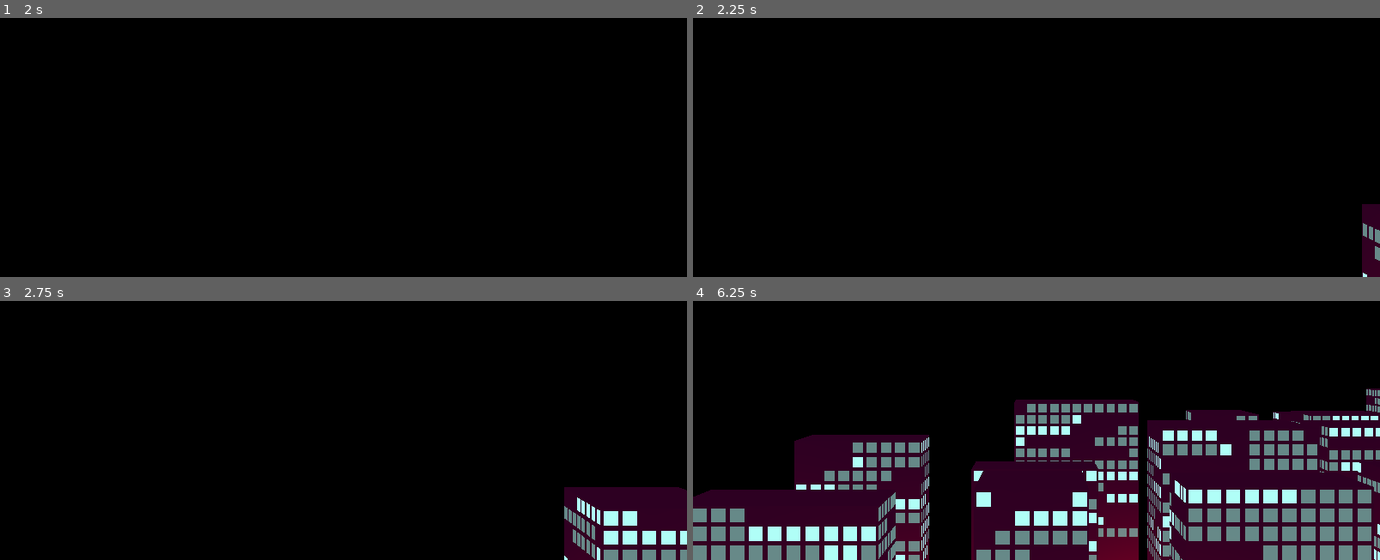
Above: before the commit, frames 1-4 (two rows, left to right).
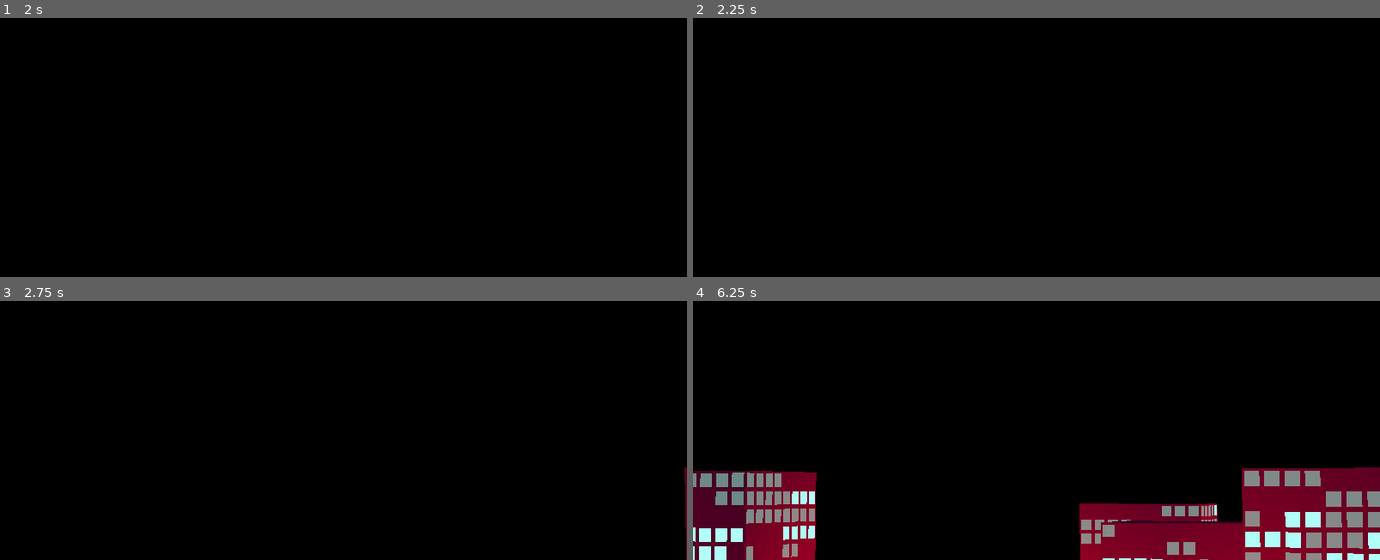
Above: after the commit, the same moments.

Repository: CluckeyMcCormick/ncg2
Game: Godot game, scene res://Main.tscn
The game is run twice, just before and just after one commit, with the same random seed, the same clock (stepped at 60 frames per second) and the same inputs.
Inputs:
- Up to frame 1 (2 s): tap Enter at 0.5 s; tap Space at 1.25 s
- Up to frame 2 (2.25 s): tap Enter at 2 s
- Up to frame 3 (2.75 s): no input
- Up to frame 4 (6.25 s): no input

Frame 1 is identical in both runs. In frame 2, 0.7% of the frame differs, in the area x 97-100%, y 71-100%; in frame 3, 5.1%; in frame 4, 47%, in the area x 0-100%, y 33-100%.

Commit message:
Randomize the distance between sleds per lane
Previously, the distance between buildings was fixed, based on an
estimated "max possible distance on x" variable. However, this was
resulting in a very clear pattern emerging. In other words, the city
wasn't looking as random as it needed to.

But there were other problems - as I was arranging the different
layers, I wanted to control how sparse or how dense a layer/lane was.
That way, I could control what parts of the city got more or less
dense based on proximity to the camera.

The solution was to control the spawn rate of the sleds. Technically,
they were already spawning at the maximum possible rate. The only
thing we could really do, then, was decrease the spawn rate by
increasing the distance requirement for spawning.

That's what the new "extra space" configurables for each lane control.
They measure the possible "extra space" in window-units. The RNG is
actually a pure random (white noise) distribution. It seems to work
pretty well!

With all this, I was finally able to experiment with the camera and
building set-up more. Turns out, it's a lot easier to experiment with
camera angles once you've settled on a consistent subject. Seems
obvious, in retrospect. Still, I'm happy with this new layout and
camera angle!

Diff:
--- a/Main.tscn
+++ b/Main.tscn
@@ -6,25 +6,69 @@
 [node name="Main" type="Spatial"]
 script = ExtResource( 4 )
 
-[node name="PrimaryCamera" type="Camera" parent="."]
-transform = Transform( 1, 0, 0, 0, 1, 0, 0, 0, 1, 0, 4.5, 8 )
+[node name="UpCamera" type="Camera" parent="."]
+transform = Transform( 0.939693, 0.029809, 0.340719, 0, 0.996195, -0.0871557, -0.34202, 0.0818996, 0.936117, 0, 2, 12 )
 cull_mask = 3
 current = true
-fov = 25.0
+fov = 15.0
 size = 3.0
 
-[node name="LaneOne" parent="." instance=ExtResource( 3 )]
-transform = Transform( 1, 0, 0, 0, 1, 0, 0, 0, 1, 7, 0, 0 )
+[node name="1_FrameBuilding" parent="." instance=ExtResource( 3 )]
+transform = Transform( 1, 0, 0, 0, 1, 0, 0, 0, 1, 3.5, 0, 0 )
 width_max = 12
 depth_max = 10
-base_height_min = 8
-base_height_max = 10
+base_height_max = 2
 tower_height_min = 12
-tower_height_max = 14
+tower_height_max = 13
+rotation_deviation = 0.0
+min_extra_space = 5
+max_extra_space = 25
+
+[node name="2_PrePaddingA" parent="." instance=ExtResource( 3 )]
+transform = Transform( 1, 0, 0, 0, 1, 0, 0, 0, 1, 7.69052, 0, -2.29144 )
+width_min = 8
+width_max = 14
+depth_min = 6
+depth_max = 11
+tower_height_min = 7
+tower_height_max = 11
 rotation_deviation = 0.0
 
-[node name="LaneTwo" parent="." instance=ExtResource( 3 )]
-transform = Transform( 1, 0, 0, 0, 1, 0, 0, 0, 1, 9.4, 0, -2.45 )
+[node name="3_PrePaddingB" parent="." instance=ExtResource( 3 )]
+transform = Transform( 1, 0, 0, 0, 1, 0, 0, 0, 1, 6.6, 0, -4.9 )
+width_max = 12
+depth_max = 10
+base_height_max = 2
+tower_height_min = 9
+tower_height_max = 13
+rotation_deviation = 0.0
+min_extra_space = 5
+max_extra_space = 20
+
+[node name="4_PrePaddingC" parent="." instance=ExtResource( 3 )]
+transform = Transform( 1, 0, 0, 0, 1, 0, 0, 0, 1, 9.1, 0, -7.4 )
+width_max = 12
+depth_min = 6
+depth_max = 11
+tower_height_min = 7
+tower_height_max = 9
+rotation_deviation = 0.0
+
+[node name="5_SkyscraperA" parent="." instance=ExtResource( 3 )]
+transform = Transform( 1, 0, 0, 0, 1, 0, 0, 0, 1, 11.4294, 0, -9.90212 )
+width_min = 9
+width_max = 13
+depth_min = 6
+depth_max = 10
+base_height_max = 5
+tower_height_min = 10
+tower_height_max = 14
+min_extra_space = 1
+max_extra_space = 5
+
+[node name="6_SkyscraperB" parent="." instance=ExtResource( 3 )]
+transform = Transform( 1, 0, 0, 0, 1, 0, 0, 0, 1, 10.8294, 0, -12.4328 )
+width_min = 9
 width_max = 12
 depth_max = 10
 base_height_min = 8
@@ -32,33 +76,49 @@
 tower_height_min = 12
 tower_height_max = 14
 rotation_deviation = 0.0
+max_extra_space = 9
 
-[node name="LaneThree" parent="." instance=ExtResource( 3 )]
-transform = Transform( 1, 0, 0, 0, 1, 0, 0, 0, 1, 11.8, 0, -4.9 )
+[node name="7_SkyscraperC" parent="." instance=ExtResource( 3 )]
+transform = Transform( 1, 0, 0, 0, 1, 0, 0, 0, 1, 9.02937, 0, -14.9059 )
+width_min = 8
+width_max = 18
+depth_min = 8
+depth_max = 10
+base_height_max = 13
+tower_height_min = 21
+tower_height_max = 22
+rotation_deviation = 5.0
+max_extra_space = 8
+
+[node name="8_PostPaddingA" parent="." instance=ExtResource( 3 )]
+transform = Transform( 1, 0, 0, 0, 1, 0, 0, 0, 1, 15.2, 0, -17.0202 )
+width_min = 12
 width_max = 12
 depth_max = 10
-base_height_min = 8
-base_height_max = 13
+base_height_max = 2
 tower_height_min = 12
-tower_height_max = 14
+tower_height_max = 13
 rotation_deviation = 0.0
 
-[node name="LaneFour" parent="." instance=ExtResource( 3 )]
-transform = Transform( 1, 0, 0, 0, 1, 0, 0, 0, 1, 14.2, 0, -7.341 )
+[node name="9_PostPaddingD" parent="." instance=ExtResource( 3 )]
+transform = Transform( 1, 0, 0, 0, 1, 0, 0, 0, 1, 14, 0, -19.4202 )
+width_min = 12
 width_max = 12
 depth_max = 10
-base_height_min = 8
-base_height_max = 13
-tower_height_min = 12
-tower_height_max = 14
+base_height_max = 2
+tower_height_min = 13
+tower_height_max = 18
 rotation_deviation = 0.0
 
-[node name="LaneFive" parent="." instance=ExtResource( 3 )]
-transform = Transform( 1, 0, 0, 0, 1, 0, 0, 0, 1, 16.6, 0, -9.8 )
-width_max = 12
-depth_max = 10
-base_height_min = 8
-base_height_max = 13
-tower_height_min = 12
-tower_height_max = 14
-rotation_deviation = 0.0
+[node name="10_SuperStructures" parent="." instance=ExtResource( 3 )]
+transform = Transform( 1, 0, 0, 0, 1, 0, 0, 0, 1, 17.803, 0, -24.22 )
+width_min = 20
+width_max = 32
+depth_min = 20
+depth_max = 32
+base_height_min = 15
+base_height_max = 20
+tower_height_min = 30
+tower_height_max = 60
+rotation_deviation = 60.0
+max_extra_space = 80
--- a/scrollers/ScrollSled.tscn
+++ b/scrollers/ScrollSled.tscn
@@ -12,7 +12,6 @@
 transform = Transform( 1, 0, 0, 0, 1, 0, 0, 0, 1, 0, 0, 1 )
 light_color = Color( 0.6, 0.00392157, 0.00392157, 1 )
 omni_range = 4.0
-omni_attenuation = 2.0
 
 [node name="FSB" parent="." instance=ExtResource( 1 )]
 transform = Transform( 10, 0, 0, 0, 10, 0, 0, 0, 10, 2, 0, 0 )
--- a/scrollers/SledLane.gd
+++ b/scrollers/SledLane.gd
@@ -34,8 +34,14 @@
 # that 68% will be within plus-or-minus this value.
 export(float) var rotation_deviation = 45
 
+export(int) var min_extra_space = 0
+export(int) var max_extra_space = 0
+
 # What's the last sled we made?
 var last_sled = null
+
+# How much extra space do we wait for until spawning a new building?
+var last_spacer = 0
 
 # Our random number generator
 var RNGENNIE
@@ -56,13 +62,13 @@
     if Engine.editor_hint:
         return
 
-    # If we don't have a last sled, back out.
-    if last_sled == null:
-        return
+    # If we don't have a last sled, make a new sled
+    if not is_instance_valid(last_sled):
+        make_sled()
 
     # Otherwise, if the local translation of the sled, on X, exceeds or meets
     # the potential max x-length of the sled...
-    if abs(last_sled.translation.x) >= last_sled.max_poss_x_len:
+    if abs(last_sled.translation.x) >= (last_sled.max_poss_x_len + last_spacer):
         # Then make a new sled
         make_sled()
 
@@ -72,6 +78,8 @@
 #
 # --------------------------------------------------------
 func get_random_int(min_val, max_val):
+    if(min_val == max_val):
+        return min_val
     return (randi() % (max_val - min_val)) + min_val
 
 func set_width_min(new_width_min):
@@ -143,6 +151,14 @@
     # This is now the last sled
     last_sled = new_sled
 
+    # Now we need to roll the "extra space" to the next building (if we can even
+    # do such a thing!)
+    if max_extra_space > 0:
+        last_spacer = get_random_int(min_extra_space, max_extra_space)
+        last_spacer *= GlobalRef.WINDOW_UV_SIZE * 10
+    else:
+        last_spacer = 0
+
 func make_debug():
     # If we don't have a mesh to mess with, back out.
     if not self.has_node("Squish") or not self.has_node("Stretch") or not self.has_node("Footprint"):
